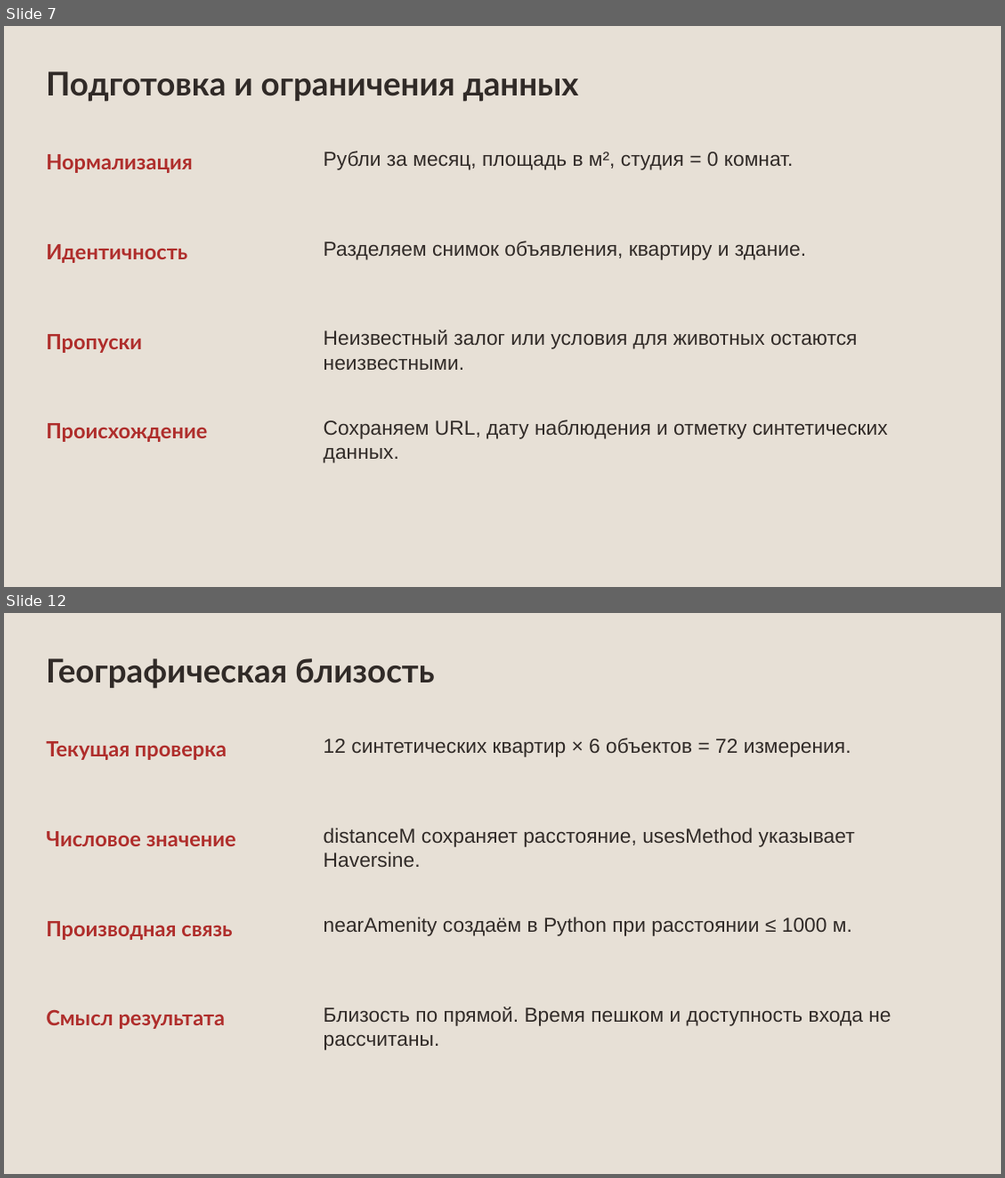
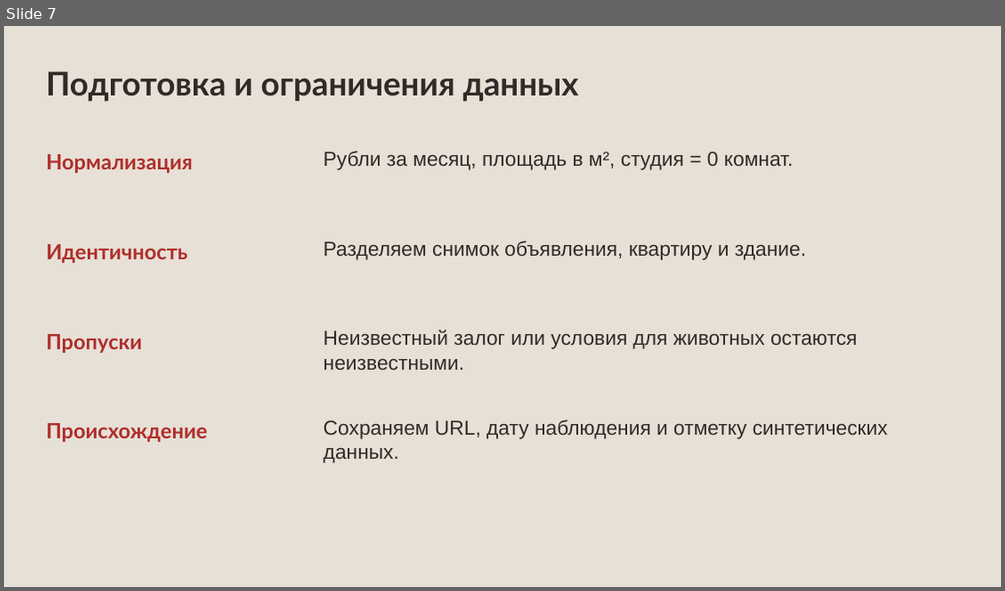
Before and after one commit to Megadeth2006/Knowledge_graphs, a slide deck: rental_kg_materials/1Stage.pptx. Shown one above the other, each under a label of ours: slides 7 and 12 before the commit, slide 7 after it; the slides between them are not shown. The pictures are 1005x1178 and 1005x591 pixels, drawn with LibreOffice and Linux fonts; fonts in the diff are those of the drawing. Boxes give left, top, right and bottom in pixels: in the first picture for what was removed or moved away, otherwise in the second. Text is boxed around its words. In the diff, an @@ line names an element or a change of style, - is before the commit and + after.

```diff
--- a/rental_kg_materials/1Stage.pptx
+++ b/rental_kg_materials/1Stage.pptx
@@ slide 12 removed at bbox=[4, 613, 1001, 1174], background #E7E0D6 @@
@@ text removed at bbox=[46, 658, 434, 689] @@
-Географическая близость
@@ text removed at bbox=[46, 741, 226, 760] @@
-Текущая проверка
@@ text removed at bbox=[324, 738, 851, 757] @@
-12 синтетических квартир × 6 объектов = 72 измерения.
@@ text removed at bbox=[46, 831, 236, 846] @@
-Числовое значение
@@ text removed at bbox=[324, 827, 855, 867] @@
-distanceM сохраняет расстояние, usesMethod указывает Haversine.
@@ text removed at bbox=[46, 921, 232, 940] @@
-Производная связь
@@ text removed at bbox=[324, 916, 852, 936] @@
-nearAmenity создаём в Python при расстоянии ≤ 1000 м.
@@ text removed at bbox=[46, 1010, 226, 1029] @@
-Смысл результата
@@ text removed at bbox=[324, 1006, 890, 1050] @@
-Близость по прямой. Время пешком и доступность входа не рассчитаны.
```
Also in this commit, not shown: 8 slides changed, 1 slide added, 48 other files.
